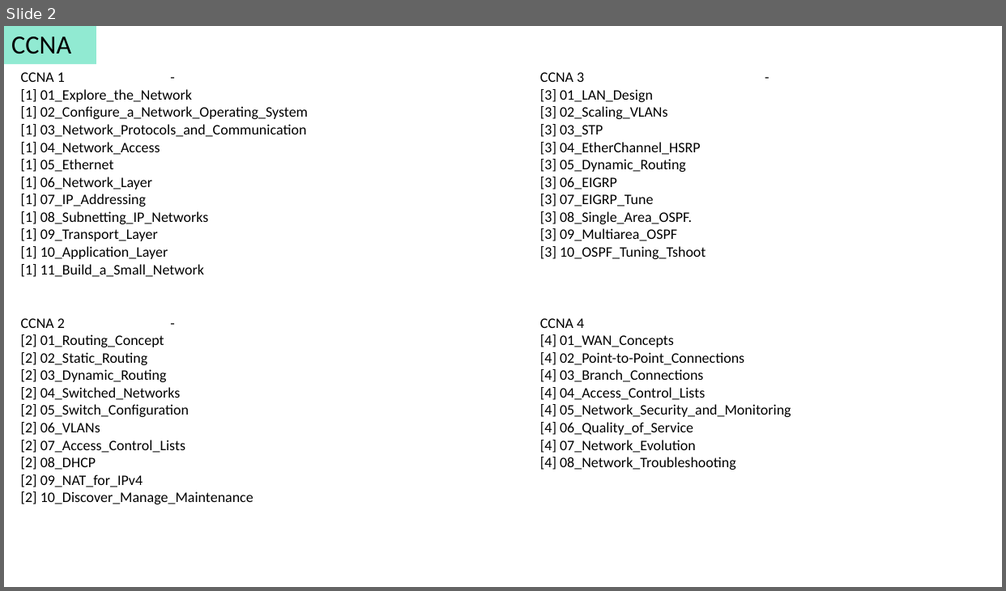
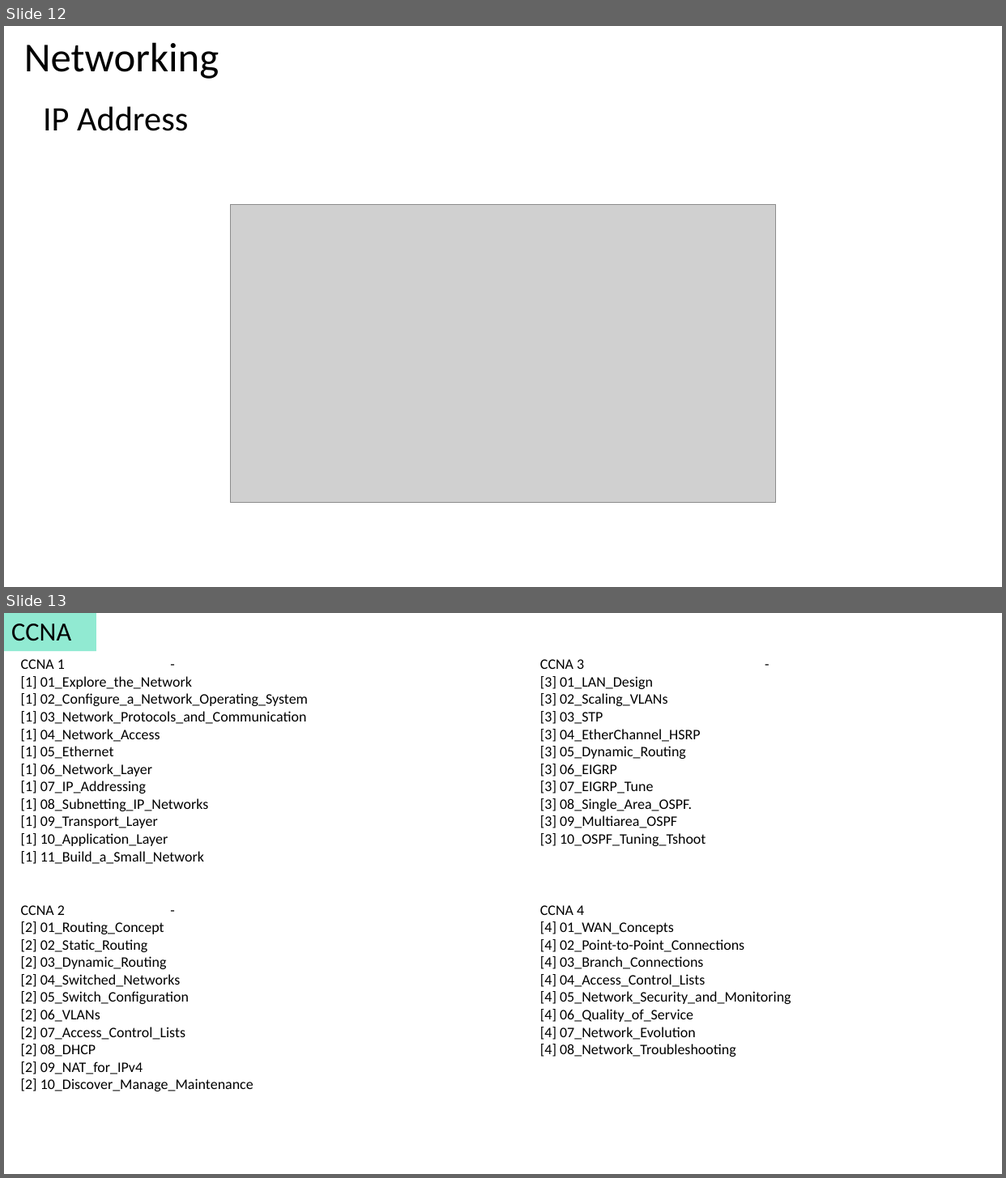
Before and after one commit to amelcharolinesgn2/CCNA-1-v7, a slide deck: Mapping CCNA.pptx. Shown one above the other, each under a label of ours: slide 2 before the commit, slides 12 and 13 after it. The pictures are 1006x591 and 1006x1178 pixels, drawn with LibreOffice and Linux fonts; fonts in the diff are those of the drawing; grey boxes stand for pictures. Boxes give left, top, right and bottom in pixels: in the first picture for what was removed or moved away, otherwise in the second. Text is boxed around its words. In the diff, an @@ line names an element or a change of style, - is before the commit and + after.

```diff
--- a/Mapping CCNA.pptx
+++ b/Mapping CCNA.pptx
@@ slide 12 added at box(4, 26, 1002, 587), background #FFFFFF @@
@@ title added at box(24, 42, 219, 79), 39.6 pt, text #000000 @@
+Networking
@@ text added at box(43, 106, 188, 131), 33 pt, text #000000 @@
+IP Address
@@ picture added at box(230, 204, 776, 503) @@
@@ what was slide 2 is now slide 13 @@
```
Also in this commit, not shown: 11 other slides added, 1 other file.
